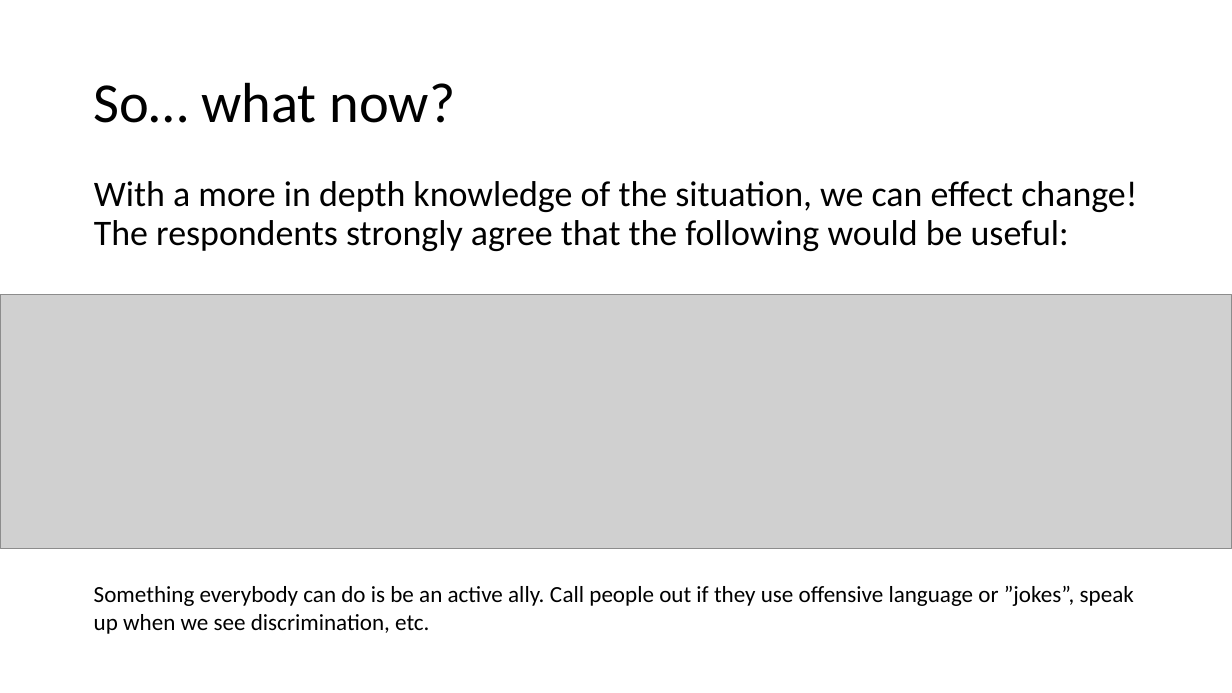
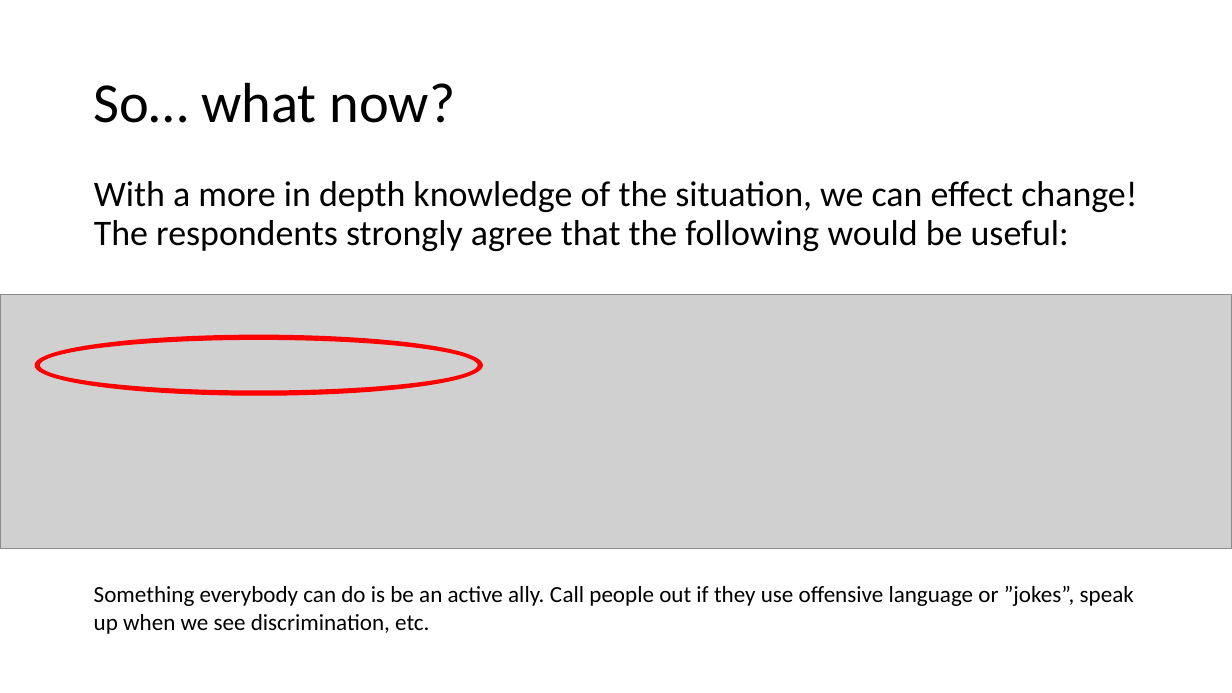
Before and after one commit to iamlex006/LexMidBootcampProj, a slide deck: slide 11 of QES Survey 20220210.pptx (slide 14 before the commit). Drawn at 1232x693 pixels with LibreOffice and Linux fonts; fonts in the diff are those of the drawing; grey boxes stand for pictures. Boxes give left, top, right and bottom in pixels: in the first picture for what was removed or moved away, otherwise in the second. Text is boxed around its words. In the diff, an @@ line names an element or a change of style, - is before the commit and + after.

```diff
--- a/QES Survey 20220210.pptx
+++ b/QES Survey 20220210.pptx
@@ donut added at <box>35,335,482,396</box>, fill #FF0000, outline #FF0000 1 pt @@
```
Also in this commit, not shown: 6 other slides changed, 3 slides removed, 2 other files.
